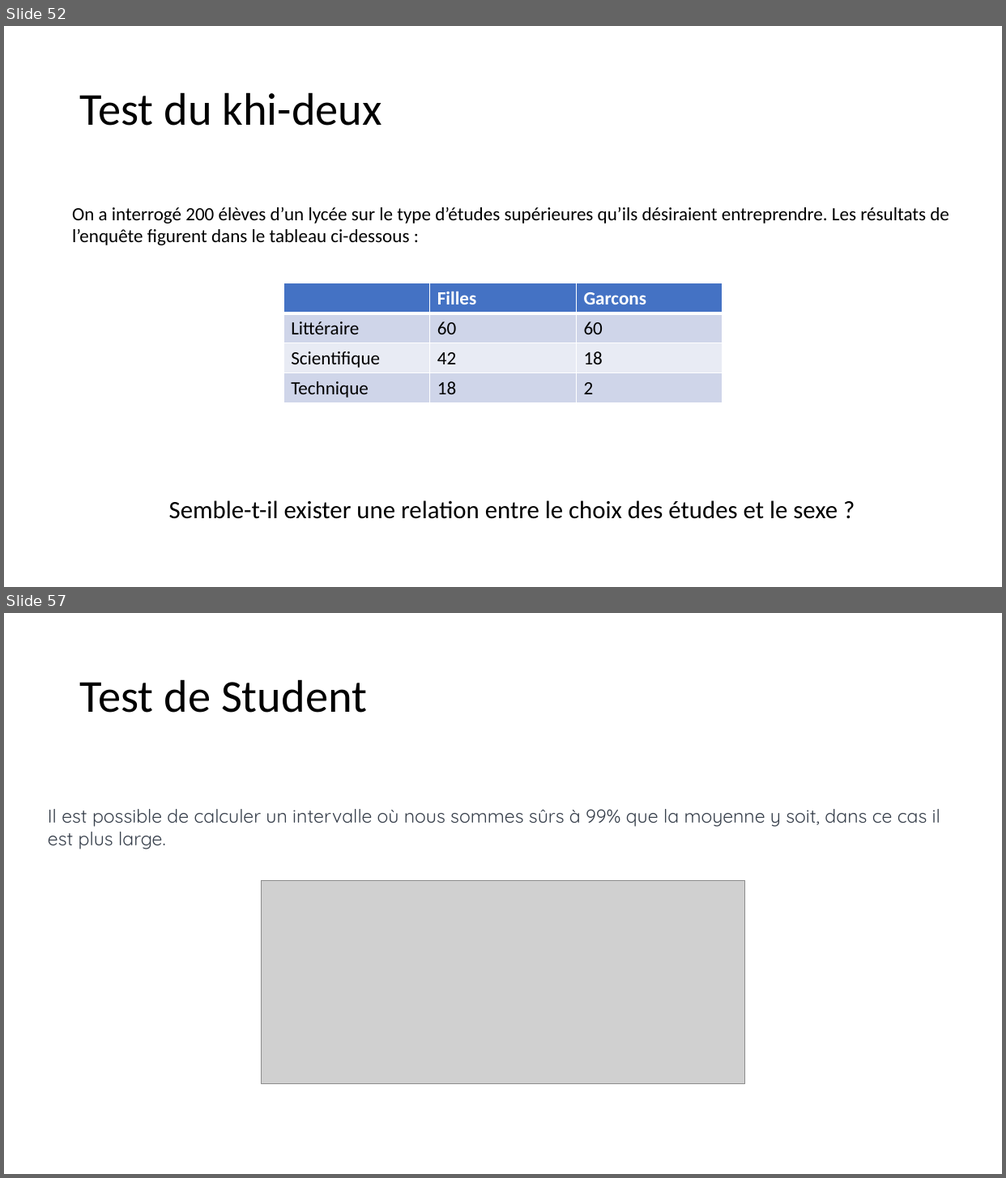
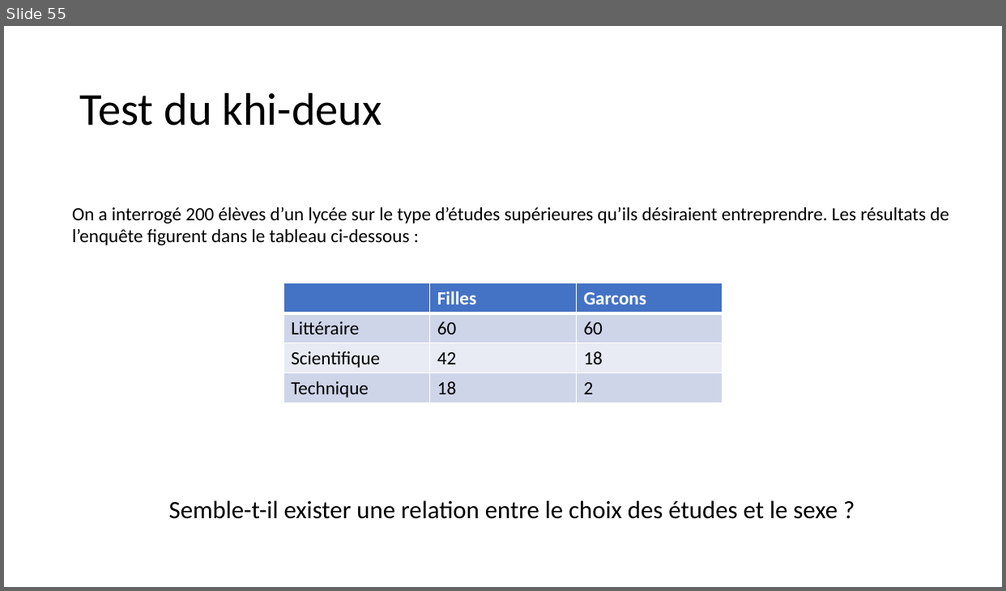
Before and after one commit to Arkantick/Enseignement_EPSI_LangageR, a slide deck: EPSI/Langage R/Statistiques Descriptives/Statistiques_Descriptives_R_Cours.pptx. Shown one above the other, each under a label of ours: slides 52 and 57 before the commit, slide 55 after it; the slides between them are not shown. The pictures are 1006x1178 and 1006x591 pixels, drawn with LibreOffice and Linux fonts; fonts in the diff are those of the drawing; grey boxes stand for pictures. Boxes give left, top, right and bottom in pixels: in the first picture for what was removed or moved away, otherwise in the second. Text is boxed around its words. In the diff, an @@ line names an element or a change of style, - is before the commit and + after.

```diff
--- a/EPSI/Langage R/Statistiques Descriptives/Statistiques_Descriptives_R_Cours.pptx
+++ b/EPSI/Langage R/Statistiques Descriptives/Statistiques_Descriptives_R_Cours.pptx
@@ slide 57 removed at (4,613,1002,1174), background #FFFFFF @@
@@ title removed at (80,679,367,713) @@
-Test de Student
@@ text removed at (48,809,940,850) @@
-Il est possible de calculer un intervalle où nous sommes sûrs à 99% que la moyenne y soit, dans ce cas il est plus large.
@@ picture removed at (261,881,745,1084) @@
@@ what was slide 52 is now slide 55 @@
```
Also in this commit, not shown: 8 slides changed, 7 slides added, 1 other slide removed, 1 other file.
